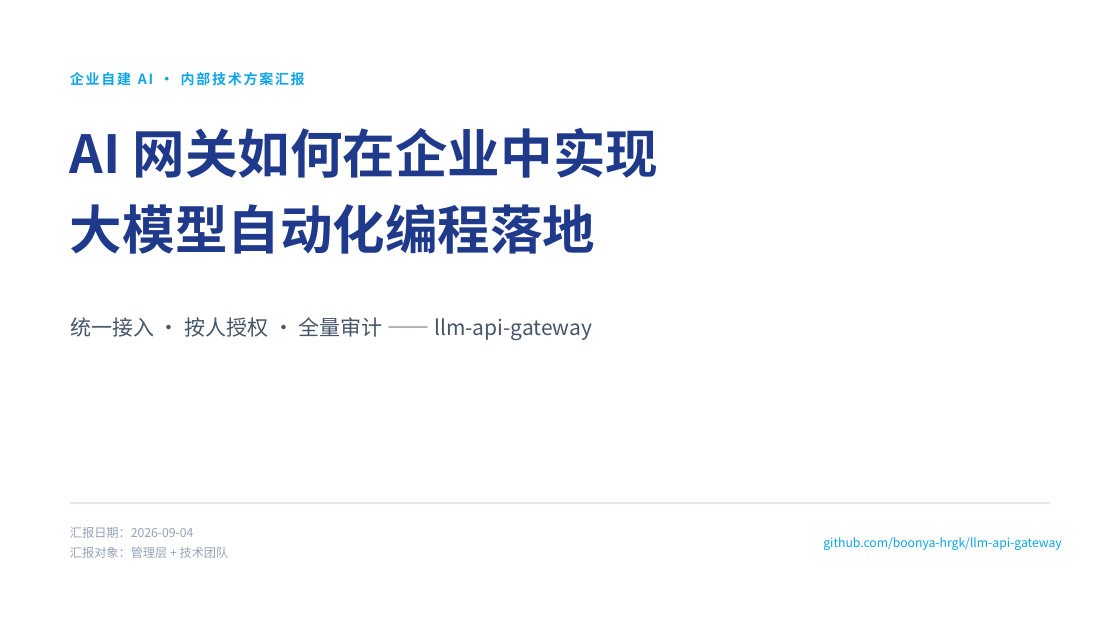
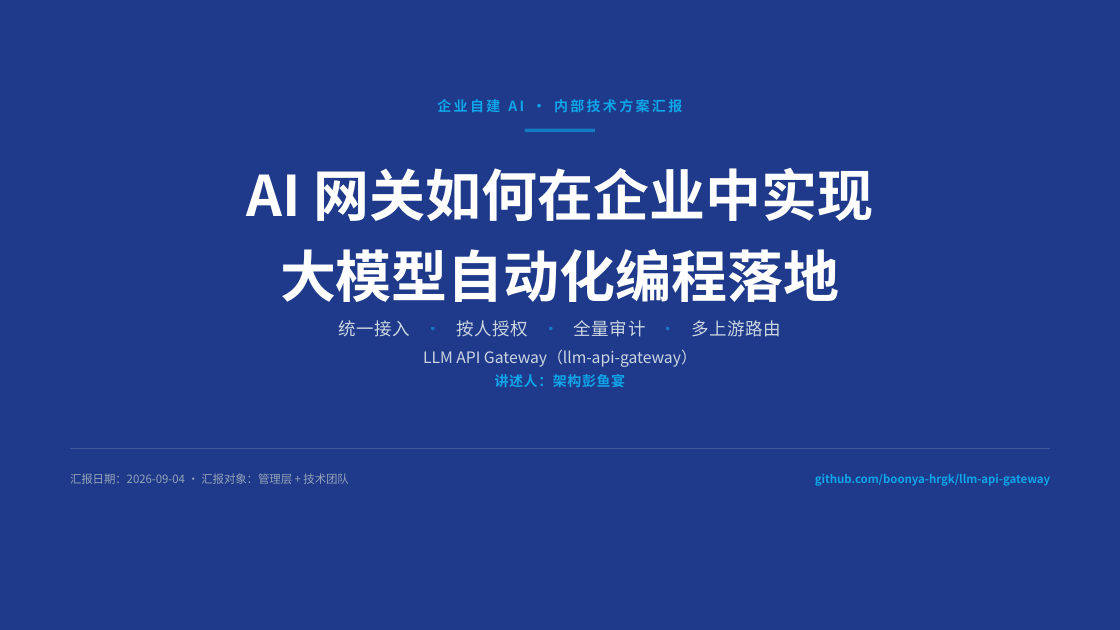
Before and after one commit to boonya-hrgk/llm-api-gateway, a slide deck: slide 1 of docs/llm-api-gateway汇报/AI网关如何在企业中实现大模型自动化编程落地.pptx. Drawn at 1120x630 pixels with LibreOffice and Linux fonts; fonts in the diff are those of the drawing. Boxes give left, top, right and bottom in pixels: in the first picture for what was removed or moved away, otherwise in the second. Text is boxed around its words. In the diff, an @@ line names an element or a change of style, - is before the commit and + after.

Commit message:
feat: 提供汇报PPT

```diff
--- a/docs/llm-api-gateway汇报/AI网关如何在企业中实现大模型自动化编程落地.pptx
+++ b/docs/llm-api-gateway汇报/AI网关如何在企业中实现大模型自动化编程落地.pptx
@@ rectangle added at (0, 0, 1120, 630), fill #1F3A8A @@
@@ text "企业自建 AI · 内部技术方案汇报": place and size @@
-text "企业自建 AI · 内部技术方案汇报" at (70, 72, 305, 86)
+text "企业自建 AI · 内部技术方案汇报" at (437, 99, 682, 112)
@@ text "企业自建 AI · 内部技术方案汇报" at (437, 99, 682, 112): letter spacing 1.5 to 2 pt; alignment left to centre @@
@@ text "AI 网关如何在企业中实现": place and size @@
-text "AI 网关如何在企业中实现" at (70, 128, 658, 254)
+text "AI 网关如何在企业中实现" at (246, 168, 874, 302)
@@ text "AI 网关如何在企业中实现" at (246, 168, 874, 302): size 45 to 48 pt, text colour #1F3A8A to #FFFFFF; alignment left to centre @@
@@ rectangle added at (525, 129, 595, 132), fill #0EA5E9 at 60% opacity @@
@@ text at (339, 320, 781, 337): text changed; size 18 to 15 pt; text colour #475569 to #CBD5E1 @@
-统一接入 · 按人授权 · 全量审计 —— llm-api-gateway
+统一接入 · 按人授权 · 全量审计 · 多上游路由
@@ text added at (423, 349, 697, 367), 13.5 pt, text #CBD5E1 @@
+LLM API Gateway（llm-api-gateway）
@@ text added at (495, 374, 626, 387), 12 pt, text #0EA5E9, bold @@
+讲述人：架构彭鱼宴
@@ rectangle added at (70, 448, 1050, 449), fill #CBD5E1 at 20% opacity @@
@@ text at (70, 473, 348, 484): text changed; size 10.5 to 9.8 pt @@
-汇报对象：管理层 + 技术团队
+汇报日期：2026-09-04 · 汇报对象：管理层 + 技术团队
@@ text "github.com/boonya-hrgk/llm-api-gateway": place and size @@
-text "github.com/boonya-hrgk/llm-api-gateway" at (823, 537, 1061, 550)
+text "github.com/boonya-hrgk/llm-api-gateway" at (815, 474, 1050, 486)
@@ text "github.com/boonya-hrgk/llm-api-gateway" at (815, 474, 1050, 486): size 10.5 to 9.8 pt, bold on; alignment left to right @@
@@ freeform shape removed at (70, 502, 1050, 562) @@
@@ text removed at (70, 527, 193, 538) @@
-汇报日期：2026-09-04
```
Also in this commit, not shown: 7 other slides changed, 4 slides added, 19 other files.
